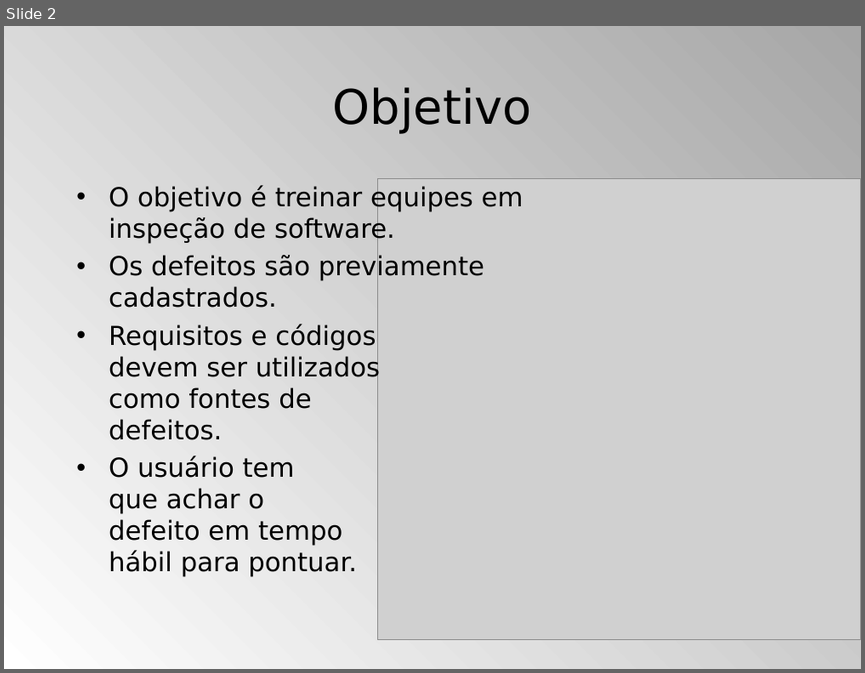
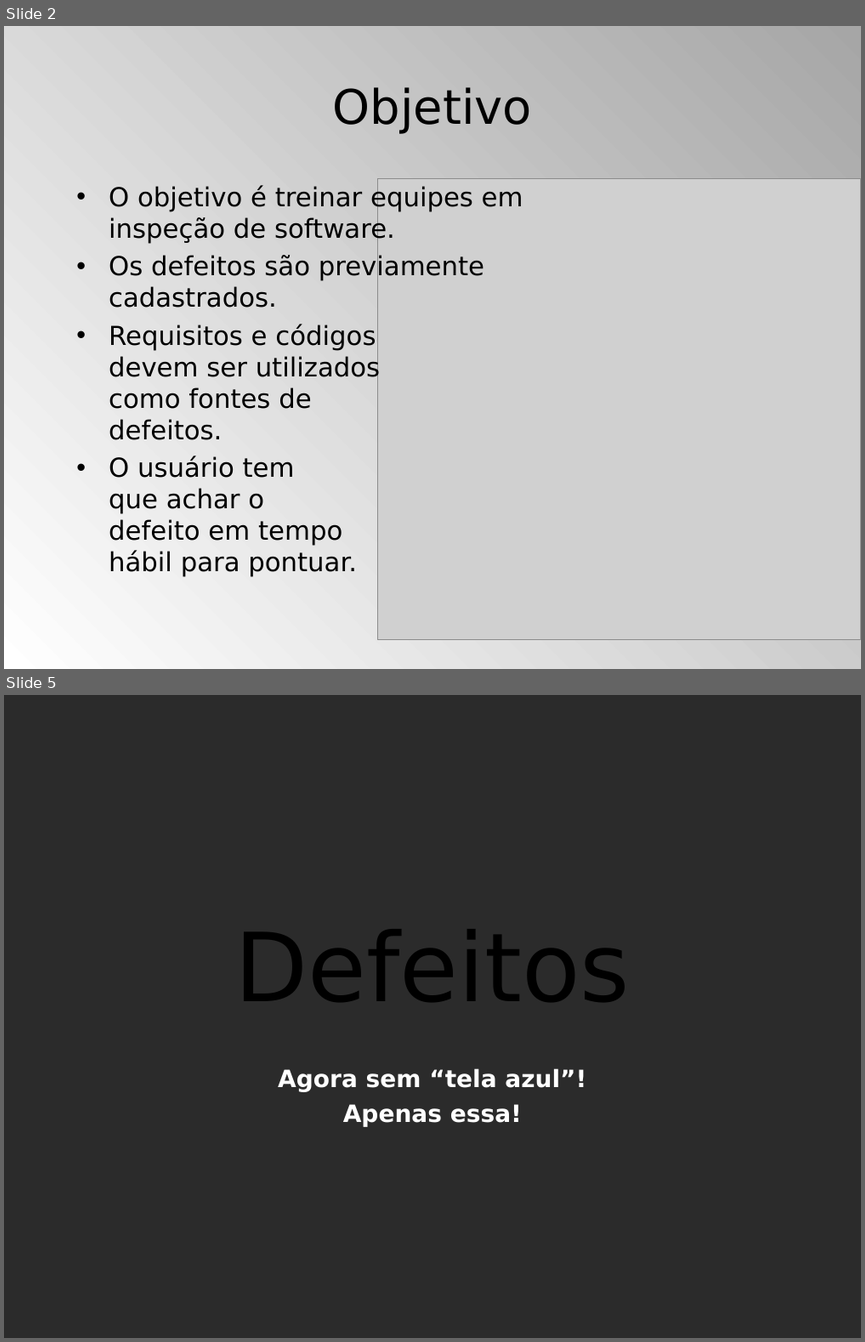
Before and after one commit to ms-uerj/appcodeinspector, a slide deck: Resources/Documentos/Terceiro Seminário.ppt. Shown one above the other, each under a label of ours: slide 2 before the commit, slides 2 and 5 after it; the slides between them are not shown. The pictures are 865x673 and 865x1342 pixels, drawn with LibreOffice and Linux fonts; fonts in the diff are those of the drawing; grey boxes stand for pictures; background and template pictures are left out; a plain dark background stands for a picture behind light text. Boxes give left, top, right and bottom in pixels: in the first picture for what was removed or moved away, otherwise in the second. Text is boxed around its words. In the diff, an @@ line names an element or a change of style, - is before the commit and + after.

```diff
--- a/Resources/Documentos/Terceiro Seminário.ppt
+++ b/Resources/Documentos/Terceiro Seminário.ppt
@@ slide 5 added at (4,695,861,1338), background picture (left out) @@
@@ title added at (234,929,630,1002), 80 pt, text #000000 @@
+Defeitos
@@ subtitle added at (278,1068,586,1127), 20 pt, text #FFFFFF, bold @@
+Agora sem “tela azul”!
+Apenas essa!
```
Also in this commit, not shown: 3 slides changed, 5 other slides added, 1 slide removed.
